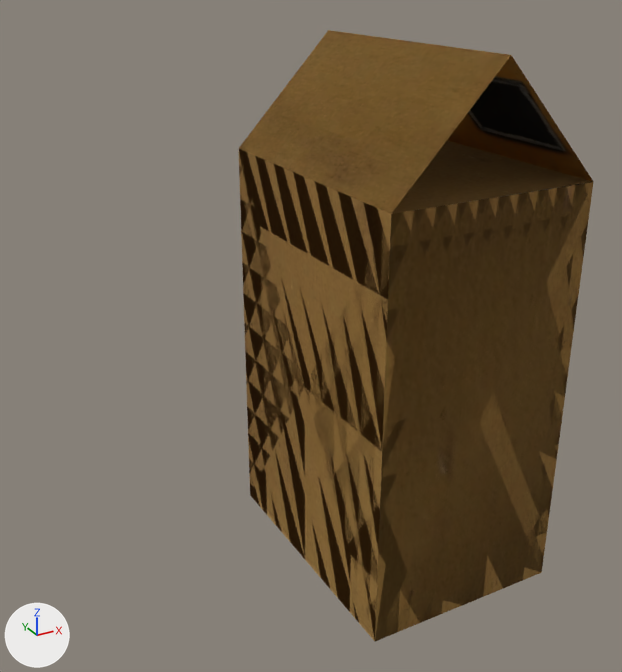
What one commit did to the glTF model assets/eb.gltf.
Rendered twice from a camera (50 mm lens) standing at (-16.6, -23.9, 13.9) and looking at (-3.5, -0.1, 2.0). The lights are fixed; the arrows at lower left show +X, +Y and +Z. Where no turn or scale is listed for an object, it has been applied to the vertices.
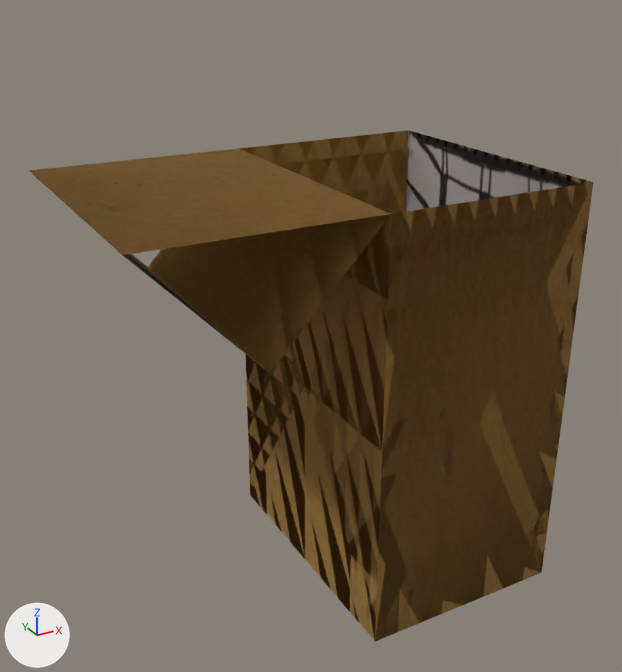
What changed in the scene script:
```text
Change ob_cube_001:
    ob_cube_001.rotation_euler: (0.0, -0.00255, 0.0) -> (0.0, -3.139, 0.0)  # degrees (0, -0.1, 0) -> degrees (0, -180, 0)
```

Boxes (x1, y1, x2, y2) around the edits, measured in the pictures (622 x 672 px):
'Cube.001', turned: before (239, 30, 594, 214); after (28, 149, 391, 373)
'Cube.002', turned: before (242, 57, 592, 213); after (30, 149, 390, 371)
